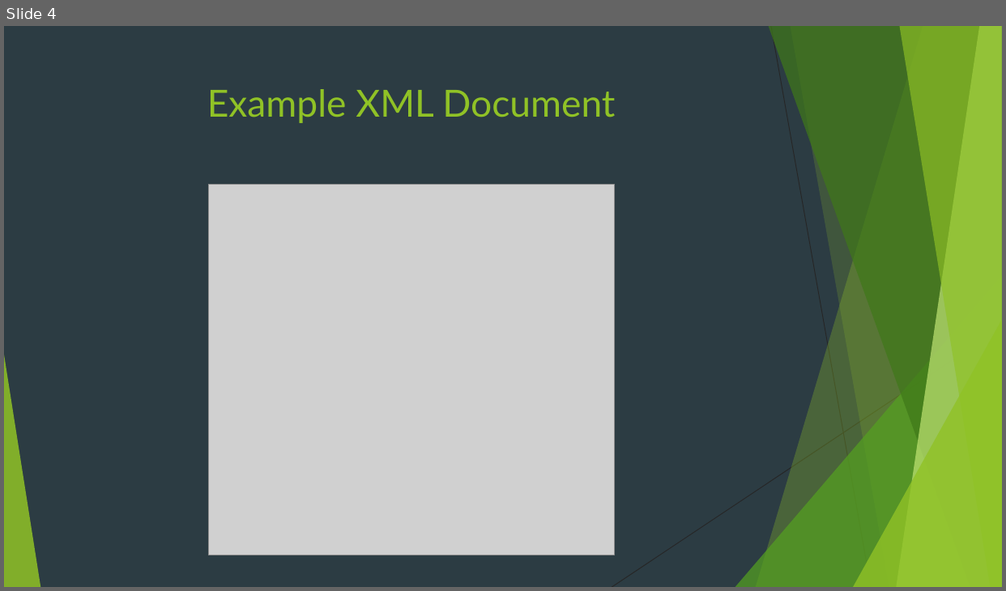
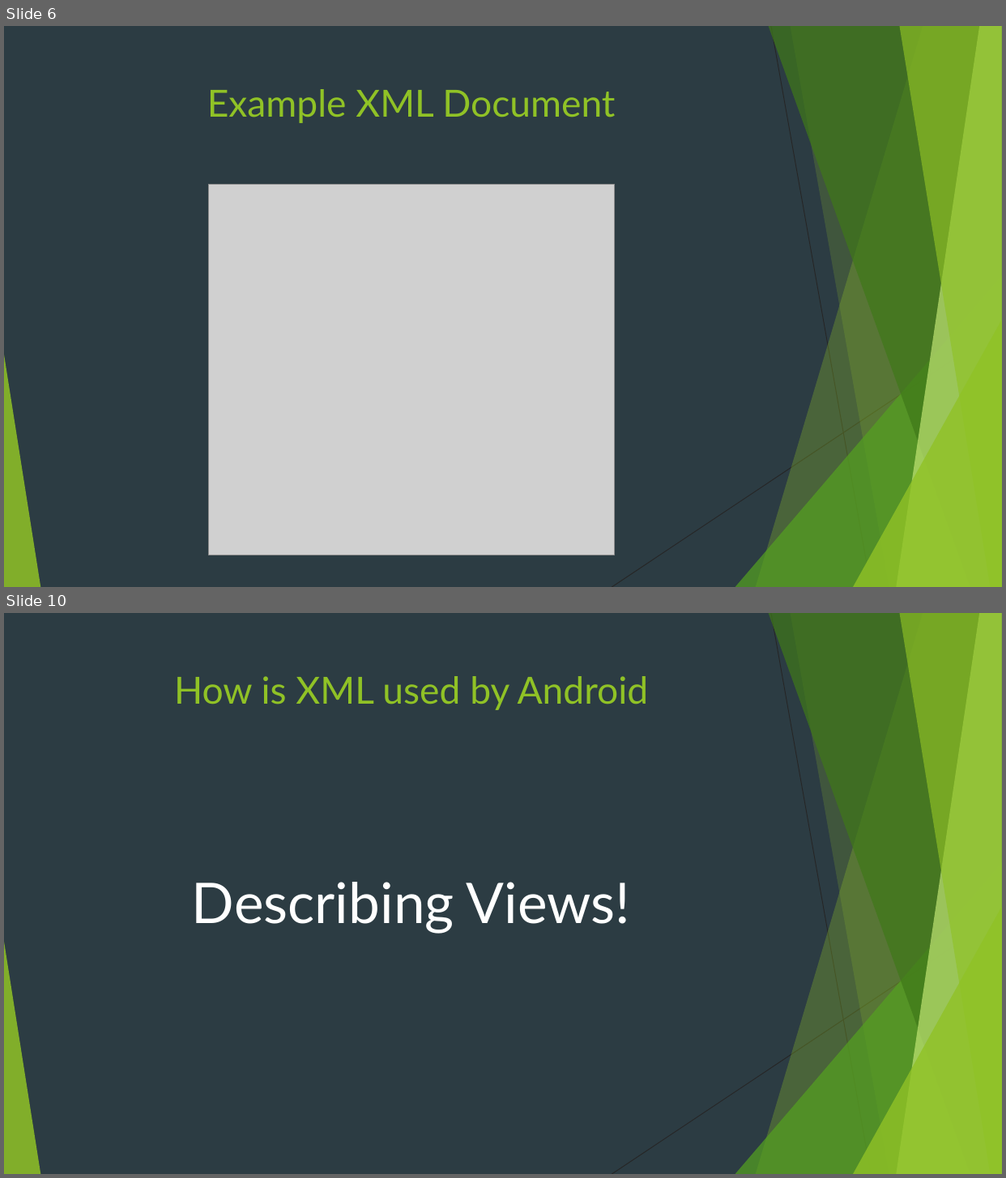
Before and after one commit to Sylvia-Olliff/XML-class, a slide deck: XML for Android.pptx. Shown one above the other, each under a label of ours: slide 4 before the commit, slides 6 and 10 after it; the slides between them are not shown. The pictures are 1006x591 and 1006x1178 pixels, drawn with LibreOffice and Linux fonts; fonts in the diff are those of the drawing; grey boxes stand for pictures. Boxes give left, top, right and bottom in pixels: in the first picture for what was removed or moved away, otherwise in the second. Text is boxed around its words. In the diff, an @@ line names an element or a change of style, - is before the commit and + after.

```diff
--- a/XML for Android.pptx
+++ b/XML for Android.pptx
@@ slide 10 added at <box>4,613,1002,1174</box>, background #2C3C43; not listed: 10 template elements that a slide beside it also shows @@
@@ title added at <box>174,676,649,710</box>, 36 pt, text #90C226 @@
+How is XML used by Android
@@ text added at <box>192,882,631,934</box>, 54 pt, text #FFFFFF @@
+Describing Views!
@@ what was slide 4 is now slide 6 @@
```
Also in this commit, not shown: 3 slides changed, 5 other slides added, 1 slide removed.
